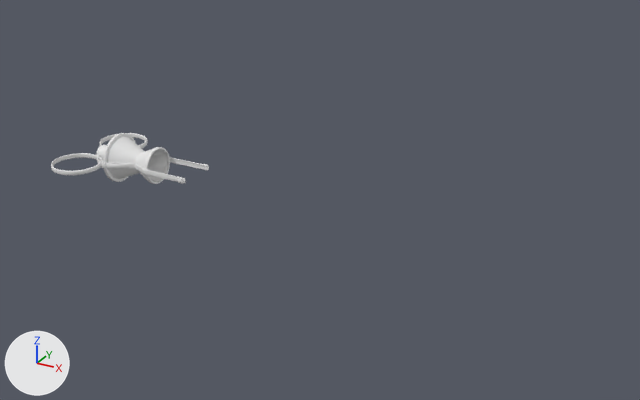
A saved change to the Blender file syringe/syringe.blend.
Both versions are drawn from a 50 mm lens placed at (23.2, -25.6, 12.9), pointed at (8.8, 0.7, -0.3). Arrows for +X, +Y and +Z are at lower left; the lights stay in place.
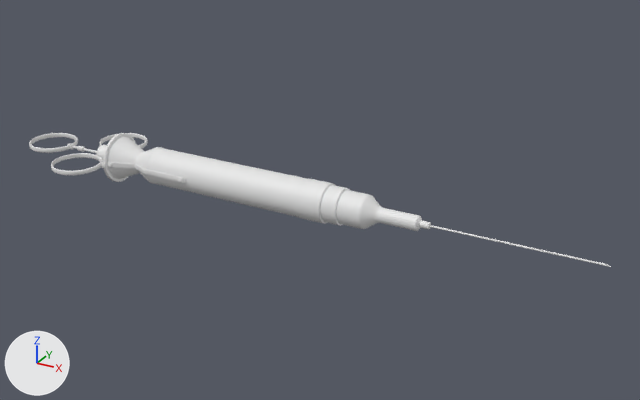
Commit message: syringe 7

What differs and where, as boxes (x1, y1, x2, y2) in the pictures (640 x 400 px):
'Circle.005', added: after (147, 148, 307, 217)
'Circle.006', added: after (295, 178, 431, 231)
'Circle.004', reshaped: before (97, 155, 129, 169); after (29, 133, 97, 153)
'Cylinder', added: after (430, 225, 611, 267)

Patch to the scene script:
```diff
--- a/syringe/syringe.blend.py
+++ b/syringe/syringe.blend.py
@@ me_circle_004 @@
 # used by ob_circle_004; location = (0.0, 0.0, 0.0)
-me_circle_004.from_pydata(...)  # 192 vertices, 192 faces; spans x -1.0..1.02, y -1.0..1.0, z -0.1..0.1
+me_circle_004.from_pydata(...)  # 556 vertices, 556 faces; spans x -4.71..7.56, y -1.0..1.0, z -0.74..0.74
+# me_circle_004 part 1: 192 vertices removed from x -1.0..1.02, y -1.0..1.0, z -0.1..0.1; 556 vertices added at x -4.71..7.56, y -1.0..1.0, z -0.74..0.74
@@ me_circle_005 @@
+me_circle_005.from_pydata(...)  # 128 vertices, 64 faces; spans x -1.0..1.0, y -1.0..1.0, z 0.0..9.26
+me_circle_005.polygons.foreach_set('use_smooth', [True] * 64)
@@ me_circle_006 @@
+me_circle_006.from_pydata(...)  # 1056 vertices, 1024 faces; spans x 8.53..13.4, y -0.74..0.74, z -0.74..0.74
+me_circle_006.polygons.foreach_set('use_smooth', [True] * 1024)
@@ me_cylinder @@
+me_cylinder.from_pydata(...)  # 80 vertices, 80 faces; spans x -0.5..0.5, y -0.5..0.5, z -21.2..-0.3
+me_cylinder.polygons.foreach_set('use_smooth', [True] * 80)
@@ ob_circle_005 @@
+ob_circle_005 = bpy.data.objects.new('Circle.005', me_circle_005)
+ob_circle_005.location = (1.86, 0.0, 0.0)
+ob_circle_005.rotation_euler = (0.0, 1.571, 0.0)  # degrees (0, 90, 0)
+ob_circle_005.scale = (0.72, 0.72, 0.72)
+_m = ob_circle_005.modifiers.new('Subsurf', 'SUBSURF')
@@ ob_circle_006 @@
+ob_circle_006 = bpy.data.objects.new('Circle.006', me_circle_006)
+ob_circle_006.location = (0.0, 0.0, 0.0)
+_m = ob_circle_006.modifiers.new('Subsurf', 'SUBSURF')
+_m.levels = 2
@@ ob_cylinder @@
+ob_cylinder = bpy.data.objects.new('Cylinder', me_cylinder)
+ob_cylinder.location = (19.49, 0.0, 0.0)
+ob_cylinder.rotation_euler = (0.0, 1.571, 0.0)  # degrees (0, 90, 0)
+ob_cylinder.scale = (0.0752, 0.0752, 0.289)
+_m = ob_cylinder.modifiers.new('Subsurf', 'SUBSURF')
+_m.levels = 2
```
